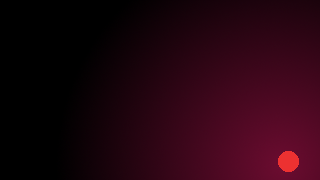
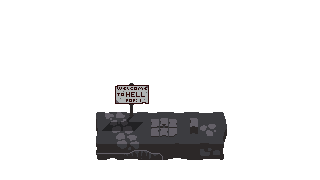
Comparing the layer stacks of the two 320 x 180 images. Changes:
added layer "sign" above "sign_shadow" over <box>115,83,149,117</box>
added layer "sign_shadow" (51%) above "floor" over <box>102,117,143,131</box>
showed "floor" over <box>96,112,227,160</box>
hid "sun #1" over <box>278,151,299,172</box>
hid "background" over <box>0,0,320,180</box>
